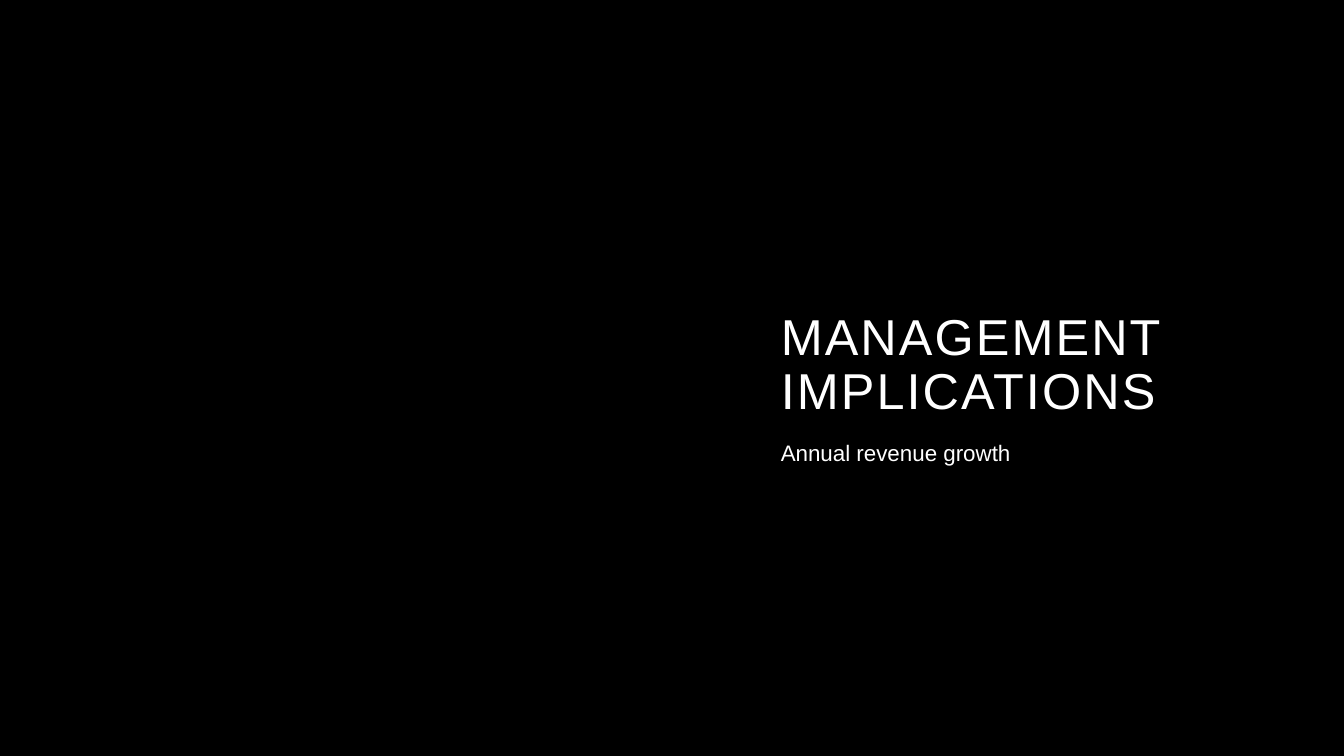
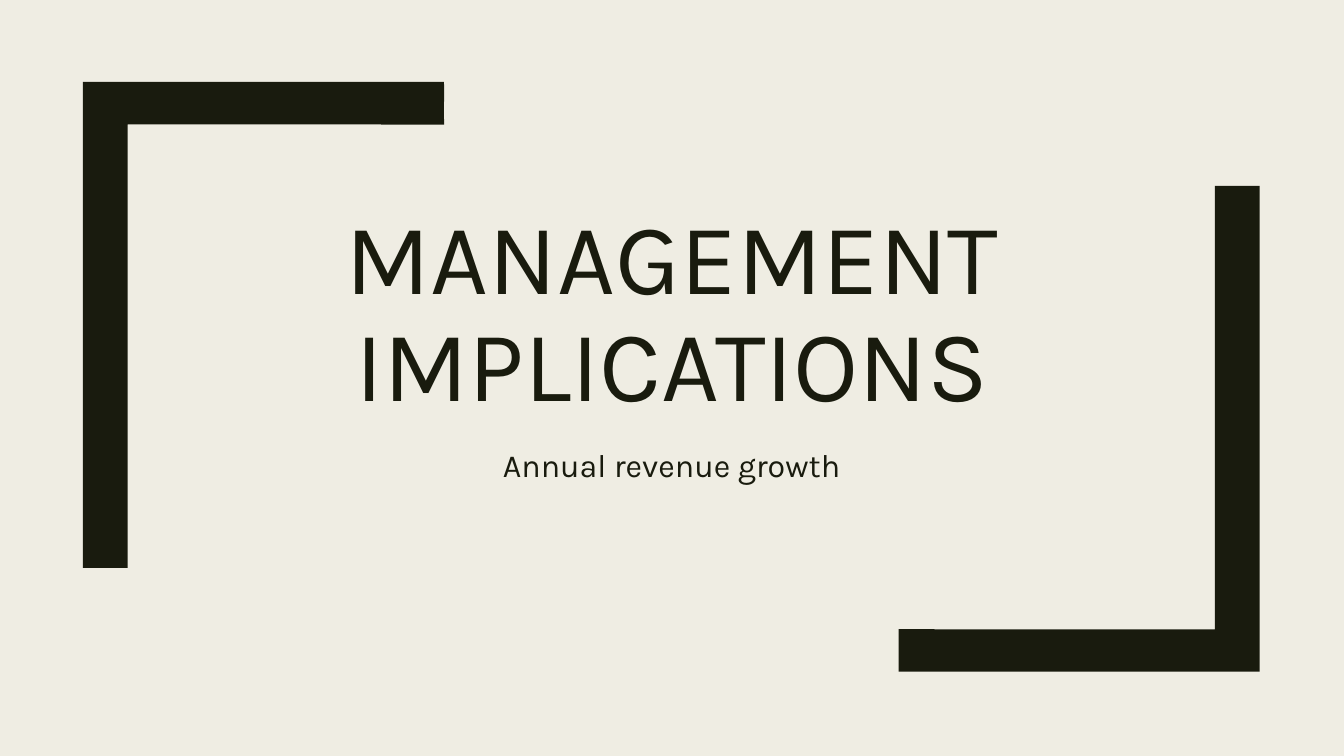
Before and after one commit to nottedy94/COAD-Final, a slide deck: slide 4 of Pollinator abundance survey.pptx. Drawn at 1344x756 pixels with LibreOffice and Linux fonts; fonts in the diff are those of the drawing; background and template pictures are left out. Boxes give left, top, right and bottom in pixels: in the first picture for what was removed or moved away, otherwise in the second. Text is boxed around its words. In the diff, an @@ line names an element or a change of style, - is before the commit and + after.

```diff
--- a/Pollinator abundance survey.pptx
+++ b/Pollinator abundance survey.pptx
@@ background #000000 to #EFEDE3 @@
@@ freeform shape added at (x1=83, y1=82, x2=444, y2=568), fill #191B0E @@
@@ title "MANAGEMENT IMPLICATIONS" moved from (x1=781, y1=319, x2=1161, y2=410) to (x1=345, y1=229, x2=998, y2=403) @@
@@ title "MANAGEMENT IMPLICATIONS" at (x1=345, y1=229, x2=998, y2=403): size 36 to 72 pt, font Arial to Karla, text colour #FFFFFF to #191B0E, letter spacing 1.5 to 0 pt; alignment left to centre; line spacing 0.9 to 0.89 @@
@@ freeform shape added at (x1=899, y1=186, x2=1260, y2=671), fill #191B0E @@
@@ subtitle "Annual revenue growth" moved from (x1=781, y1=444, x2=1010, y2=466) to (x1=503, y1=455, x2=840, y2=485) @@
@@ subtitle "Annual revenue growth" at (x1=503, y1=455, x2=840, y2=485): size 16 to 23 pt, font Arial to Karla, text colour #FFFFFF to #191B0E; alignment left to centre; line spacing 0.9 to 1.12; less space between paragraphs @@
```
Also in this commit, not shown: 2 other slides changed, 1 slide added, 1 slide removed, 5 other files.
